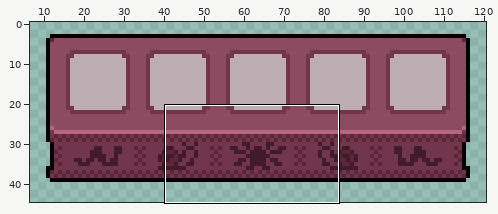
Pixel-art file, stored at libresprite/spr_museum_displayroom_table_insect_spring.ase. Above, an overview of the earlier version with the close-up marked.
Close-up. Earlier state:
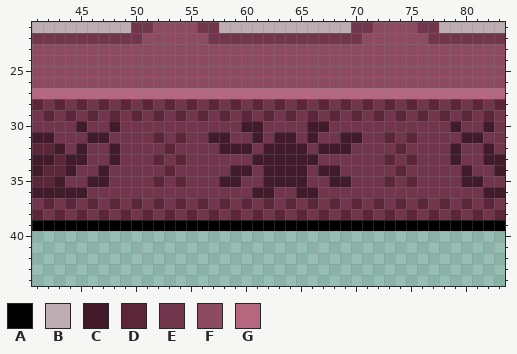
128x48 pixels, 1 frame. Shown: x 41..83, y 21..44. The wide view leaves out empty margins.
Visible layers, top first: "Layer 2", "Layer 3", "Layer 1", "Table".
Palette (. is transparent): A #000000  B #beadb3  C #411b29  D #5c2639  E #72364c  F #8d4b62  G #b5677f
Pixels before, first column x 41:
21 BBBBBBBBBEEFFFFEEBBBBBBBBBBBBEEFFFFEEBBBBBB
22 EEEEEEEEEEFFFFFFEEEEEEEEEEEEEEFFFFFFEEEEEEE
23 FFFFFFFFFFFFFFFFFFFFFFFFFFFFFFFFFFFFFFFFFFF
24 FFFFFFFFFFFFFFFFFFFFFFFFFFFFFFFFFFFFFFFFFFF
25 FFFFFFFFFFFFFFFFFFFFFFFFFFFFFFFFFFFFFFFFFFF
26 FFFFFFFFFFFFFFFFFFFFFFFFFFFFFFFFFFFFFFFFFFF
27 GGGGGGGGGGGGGGGGGGGGGGGGGGGGGGGGGGGGGGGGGGG
28 DEDEDEDEDEDEDEDEDEDEDEDEDEDEDEDEDEDEDEDEDED
29 EDEDEDEDEDEDEDEDEDEDEDEDEDEDEDEDEDEDEDEDEDE
30 EEEECEECEEEEEEEEEEECCEEEECCEEEEEEEEEEECEECE
31 CCEEECCEEEEDEDEECCEECECCECEECCEEDEDEEEECCEE
32 DDCECEECEEEEDEEEECCCECCCCECCCEEEEDEEEECEECE
33 CCDCCEECEEEDEDEEEEEECCCCCCEEEEEEDEDEEECEECC
34 CDDCEECEEEEEDEEEEECCECCCCECCEEEEEDEEEEECEEC
35 DDCEECCEEEEDEDEEECCEECCCCEECCEEEDEDEEEECCEE
36 CCCCCEEEEEEEEEEEEEEECCEECCEEEEEEEEEEEEEEECC
37 EDEDEDEDEDEDEDEDEDEDEDEDEDEDEDEDEDEDEDEDEDE
38 DEDEDEDEDEDEDEDEDEDEDEDEDEDEDEDEDEDEDEDEDED
39 AAAAAAAAAAAAAAAAAAAAAAAAAAAAAAAAAAAAAAAAAAA
New version:
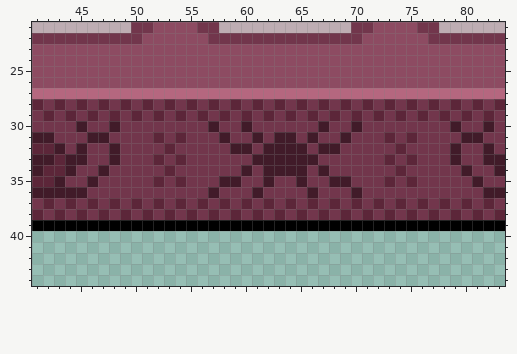
Diff:
Layer "Layer 2":
Colour E becomes colour C in row 30 at x 57 and 70; in row 36 at x 57 and 70.
Colour C becomes colour E in row 30 at x 61 and 66; in row 31 at x 57 and 70; in row 32 at x 58 and 69; in row 34 at x 59 and 68; in row 35 at x 47, 63 to 64 and 80; in row 36 at x 62 and 65.
Where, in picture pixels (left, top, right, bottom), the same in both close-ups:
changed: (208, 121, 362, 198)
changed: (98, 176, 109, 187)
changed: (461, 176, 472, 187)
